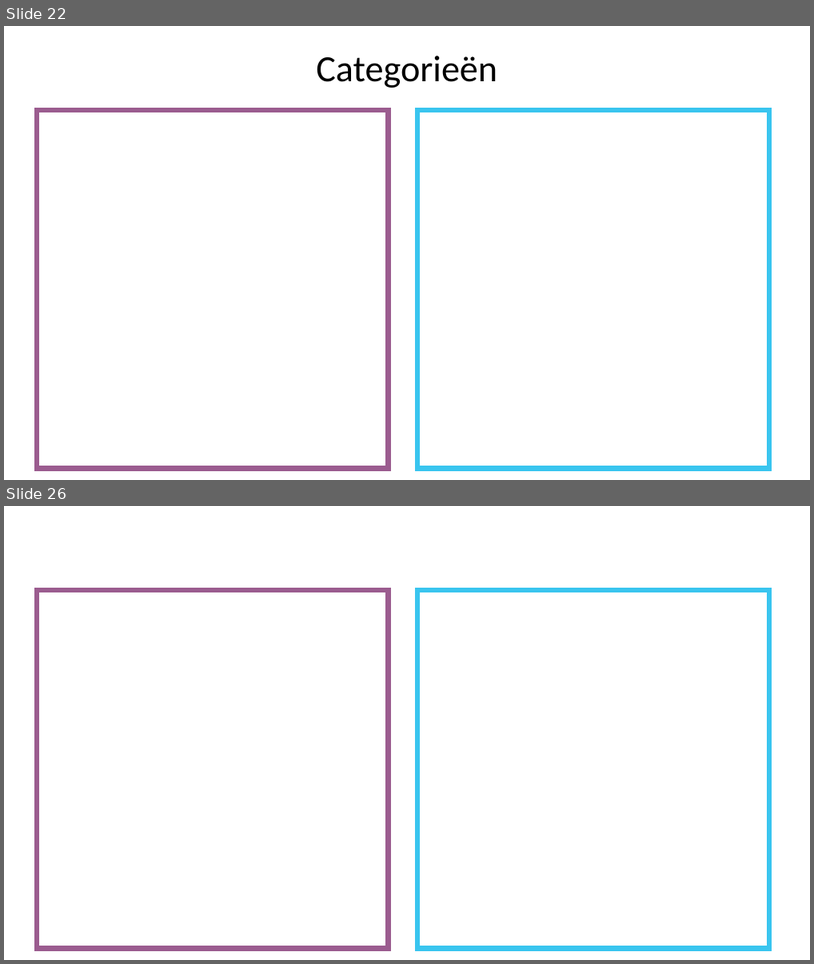
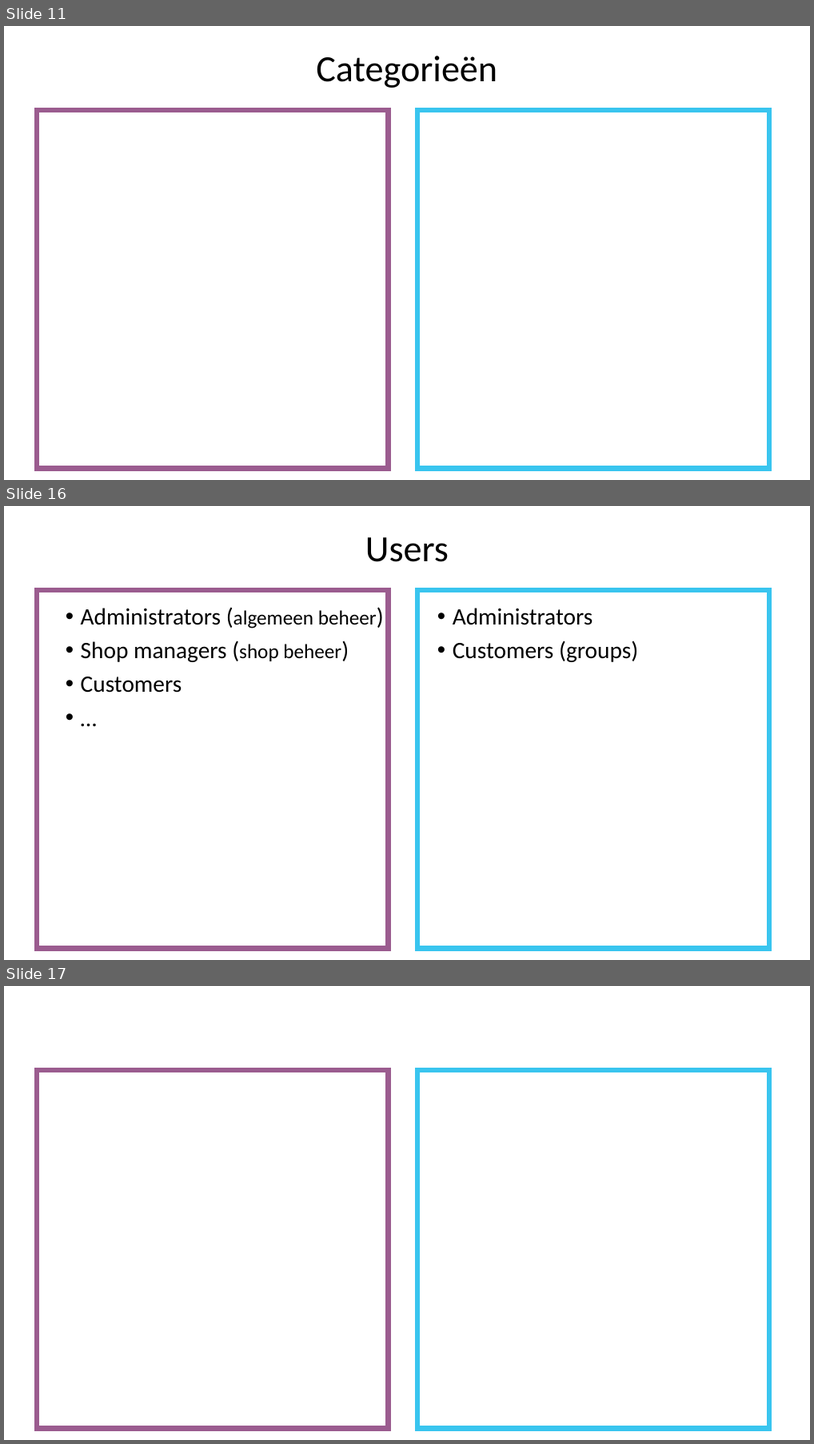
Before and after one commit to SarahJehin/WebResearch, a slide deck: vergelijkende_studie/Vergelijkende studie.pptx. Shown one above the other, each under a label of ours: slides 22 and 26 before the commit, slides 11, 16 and 17 after it; the slides between them are not shown. The pictures are 814x964 and 814x1444 pixels, drawn with LibreOffice and Linux fonts; fonts in the diff are those of the drawing. Boxes give left, top, right and bottom in pixels: in the first picture for what was removed or moved away, otherwise in the second. Text is boxed around its words. In the diff, an @@ line names an element or a change of style, - is before the commit and + after.

```diff
--- a/vergelijkende_studie/Vergelijkende studie.pptx
+++ b/vergelijkende_studie/Vergelijkende studie.pptx
@@ slide 16 added at [4,506,810,960], background #FFFFFF @@
@@ title added at [366,537,449,562], 44 pt, text #000000 @@
+Users
@@ rectangle added at [37,590,389,948], outline #9B5C8F 6 pt @@
@@ rectangle added at [418,590,770,948], outline #39C5EF 6 pt @@
@@ text added at [81,608,377,692], 28 pt, text #000000 @@
+• Administrators (algemeen beheer)
+• Shop managers (shop beheer)
+• Customers
+• …
@@ text added at [453,608,638,662], 28 pt, text #000000 @@
+• Administrators
+• Customers (groups)
@@ what was slide 22 is now slide 11 @@
@@ what was slide 26 is now slide 17 @@
```
Also in this commit, not shown: 7 slides changed, 7 other slides added, 3 slides removed, 2 other files.
